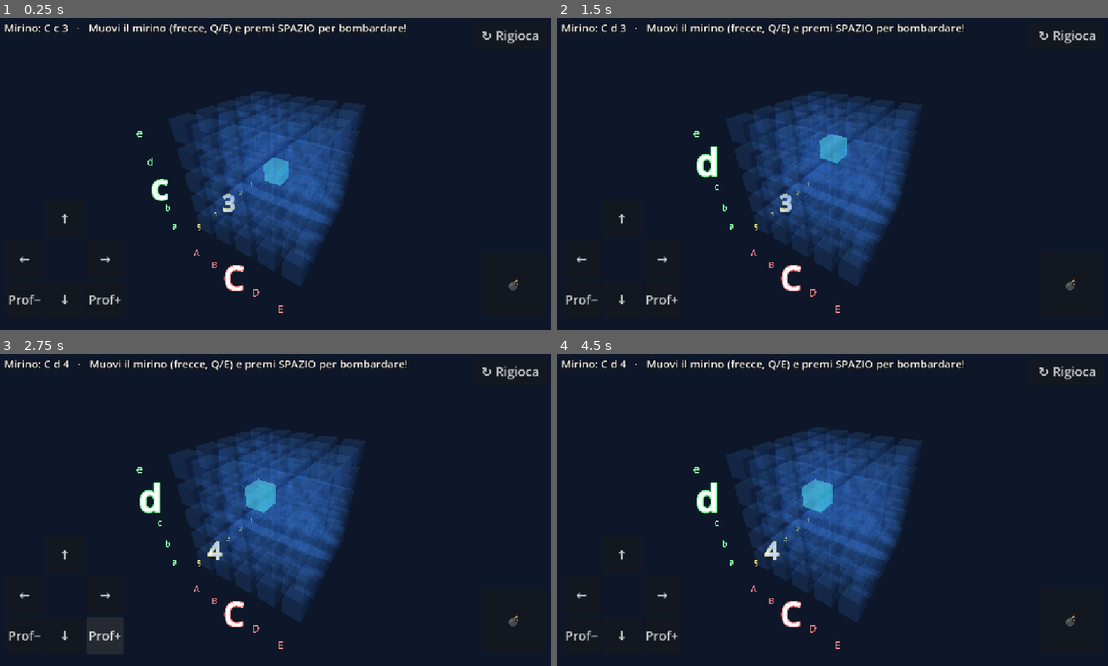
Above: before the commit, frames 1-4 (two rows, left to right).
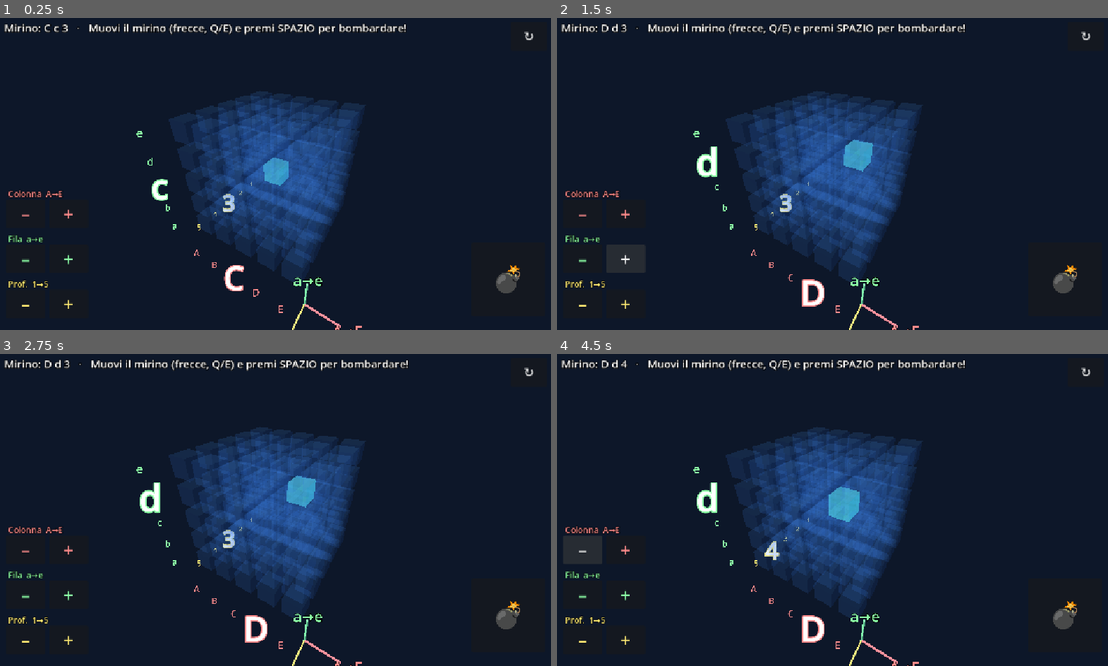
Above: after the commit, the same moments.

Repository: nicolaregge-pulse/corso-godot
Game: Godot game, scene res://main.tscn
The game is run twice, just before and just after one commit, with the same random seed, the same clock (stepped at 60 frames per second) and the same inputs.
Inputs (mouse positions are in pixels of both pictures, inside the frame that each line leads up to):
- Up to frame 1 (0.25 s): no input
- Up to frame 2 (1.5 s): click (623, 214) at 0.5 s, where only the run after the commit has a clickable "+"; click (623, 258) at 1.25 s, where only the run after the commit has a clickable "+"
- Up to frame 3 (2.75 s): click (104, 634) at 2 s, where only the run before the commit has a clickable "Prof+"
- Up to frame 4 (4.5 s): click (623, 641) at 2.75 s, where only the run after the commit has a clickable "+"; click (623, 553) at 3.5 s, where only the run before the commit has a clickable "↑"; click (584, 550) at 4.25 s, where only the run after the commit has a clickable "–"

The runs differ from the first frame. In frame 1, 1.2% of the frame differs, in the area x 1-98%, y 3-100%; in frame 2, 4.0%; in frame 3, 3.8%; in frame 4, 4.2%, in the area x 1-98%, y 1-100%.

Commit message:
Battaglia 3D: comandi a 3 assi colorati, gizmo assi, bomba grande, foto sub
- Comandi touch rifatti: tre coppie +/- colorate (Colonna=rosso, Fila=verde,
  Profondita=giallo), una per asse, cosi si capisce sempre cosa si muove.
- Aggiunto un gizmo 3D degli assi (tre frecce colorate) accanto al cubo, che
  gira insieme al cubo per mostrare le direzioni.
- Bomba (💣) piu grande e ben visibile.
- Il sottomarino puo mostrare "serena.jpg" sui due fianchi, se il file e
  presente in battaglia-navale-3d/serena.jpg (con fallback se manca).

Co-Authored-By: Claude Opus 4.8 <noreply@anthropic.com>
Claude-Session: https://claude.ai/code/session_01Vq5FU5TvjomBhpm5HhNzUc

Diff:
--- a/battaglia-navale-3d/main.gd
+++ b/battaglia-navale-3d/main.gd
@@ -20,9 +20,10 @@
 #    - SPAZIO         = lancia la bomba sulla cella del mirino
 #    - INVIO          = rigioca
 #
-#  SUL TELEFONO (touch): joypad a schermo per il mirino, tasti Prof−/Prof+
-#  per la profondità, 💣 per la bomba, ↻ per rigiocare, e il DITO trascinato
-#  gira il cubo.
+#  SUL TELEFONO (touch): tre coppie +/- COLORATE (una per asse: Colonna=rosso,
+#  Fila=verde, Profondità=giallo) per muovere il mirino, 💣 grande per la bomba,
+#  ↻ per rigiocare, e il DITO trascinato gira il cubo. Le tre frecce colorate
+#  accanto al cubo mostrano le direzioni dei tre assi.
 # ============================================================
 
 # ---- Parametri (cambiali per sperimentare!) ----------------
@@ -62,6 +63,7 @@
 	_crea_ambiente()
 	_crea_griglia()
 	_crea_etichette_assi()
+	_crea_gizmo_assi()
 	_crea_comandi_touch()
 	_nuova_partita()
 
@@ -150,6 +152,37 @@
 	l.no_depth_test = true
 	add_child(l)
 	return l
+
+
+# Indicatore dei 3 assi (frecce colorate) accanto al cubo. Sta nel mondo 3D,
+# quindi GIRA insieme al cubo: aiuta a capire quali sono le tre direzioni.
+func _crea_gizmo_assi() -> void:
+	var half := (LATO - 1) / 2.0 * SPAZIO
+	var org := Vector3(half + 0.9, -half - 0.9, half + 0.9)
+	var lung := 1.6
+	_freccia_asse(org, Vector3(lung, 0, 0), COL_ASSE_X, "A→E")   # colonna
+	_freccia_asse(org, Vector3(0, lung, 0), COL_ASSE_Y, "a→e")   # fila
+	_freccia_asse(org, Vector3(0, 0, lung), COL_ASSE_Z, "1→5")   # profondità
+
+
+func _freccia_asse(org: Vector3, dir: Vector3, colore: Color, etich: String) -> void:
+	var spess := 0.07
+	var asta := MeshInstance3D.new()
+	var bm := BoxMesh.new()
+	bm.size = Vector3(max(abs(dir.x), spess), max(abs(dir.y), spess), max(abs(dir.z), spess))
+	asta.mesh = bm
+	asta.material_override = _materiale(colore)
+	asta.position = org + dir * 0.5
+	add_child(asta)
+	var l := Label3D.new()
+	l.text = etich
+	l.position = org + dir * 1.18
+	l.font_size = 72
+	l.pixel_size = 0.008
+	l.modulate = colore
+	l.billboard = BaseMaterial3D.BILLBOARD_ENABLED
+	l.no_depth_test = true
+	add_child(l)
 
 
 # Ingrandisce e illumina la tripletta di coordinate della cella puntata
@@ -181,30 +214,55 @@
 func _crea_comandi_touch() -> void:
 	_touch_layer = CanvasLayer.new()
 	add_child(_touch_layer)
-	var s := Vector2(76, 76)
-	var passo := 82.0
-	# Joypad in basso a sinistra: colonna (← →) e fila (↑ ↓)
-	_btn("↑", s, "bl", Vector2(24 + passo, 24 + 2 * passo), _muovi_cursore.bind(Vector3i(0, 1, 0)))
-	_btn("←", s, "bl", Vector2(24, 24 + passo), _muovi_cursore.bind(Vector3i(-1, 0, 0)))
-	_btn("→", s, "bl", Vector2(24 + 2 * passo, 24 + passo), _muovi_cursore.bind(Vector3i(1, 0, 0)))
-	_btn("↓", s, "bl", Vector2(24 + passo, 24), _muovi_cursore.bind(Vector3i(0, -1, 0)))
-	# Profondità (il numero) ai due angoli bassi del joypad
-	_btn("Prof−", s, "bl", Vector2(24, 24), _muovi_cursore.bind(Vector3i(0, 0, -1)))
-	_btn("Prof+", s, "bl", Vector2(24 + 2 * passo, 24), _muovi_cursore.bind(Vector3i(0, 0, 1)))
-	# FUOCO (in basso a destra) e RIGIOCA (in alto a destra)
-	_btn("💣", Vector2(128, 128), "br", Vector2(28, 28), _spara_touch)
-	_btn("↻ Rigioca", Vector2(150, 54), "tr", Vector2(24, 20), _nuova_partita)
-
-
-func _btn(txt: String, dim: Vector2, corner: String, margine: Vector2, azione: Callable) -> void:
+	var bw := Vector2(80, 58)      # dimensione dei bottoni +/-
+	var passo := 92.0              # distanza verticale tra i tre gruppi
+	# Tre coppie +/- (una per asse), COLORATE come le coordinate e come le
+	# frecce del gizmo: Colonna=rosso, Fila=verde, Profondità=giallo.
+	_gruppo_asse("Colonna  A→E", COL_ASSE_X, Vector3i(1, 0, 0), Vector2(24, 24 + 2 * passo), bw)
+	_gruppo_asse("Fila  a→e", COL_ASSE_Y, Vector3i(0, 1, 0), Vector2(24, 24 + passo), bw)
+	_gruppo_asse("Prof.  1→5", COL_ASSE_Z, Vector3i(0, 0, 1), Vector2(24, 24), bw)
+	# BOMBA grande in basso a destra
+	var bomba := _btn("💣", Vector2(150, 150), "br", Vector2(28, 28), _spara_touch)
+	bomba.add_theme_font_size_override("font_size", 66)
+	# Rigioca in alto a destra
+	_btn("↻", Vector2(74, 58), "tr", Vector2(24, 20), _nuova_partita)
+
+
+# Un gruppo "asse": etichetta colorata + bottone (−) + bottone (+)
+func _gruppo_asse(nome: String, colore: Color, piu: Vector3i, base: Vector2, bw: Vector2) -> void:
+	var lab := Label.new()
+	lab.text = nome
+	lab.add_theme_font_size_override("font_size", 17)
+	lab.add_theme_color_override("font_color", colore)
+	lab.add_theme_color_override("font_outline_color", Color.BLACK)
+	lab.add_theme_constant_override("outline_size", 5)
+	_touch_layer.add_child(lab)
+	_ancora(lab, "bl", base + Vector2(4, bw.y + 2), Vector2(200, 22))
+	_bottone_mov("–", bw, base, colore, -piu)
+	_bottone_mov("+", bw, base + Vector2(bw.x + 8, 0), colore, piu)
+
+
+func _bottone_mov(txt: String, dim: Vector2, margine: Vector2, colore: Color, passo: Vector3i) -> void:
+	var b := Button.new()
+	b.text = txt
+	b.focus_mode = Control.FOCUS_NONE
+	b.add_theme_font_size_override("font_size", 36)
+	b.add_theme_color_override("font_color", colore)
+	_touch_layer.add_child(b)
+	_ancora(b, "bl", margine, dim)
+	b.pressed.connect(_muovi_cursore.bind(passo))
+
+
+func _btn(txt: String, dim: Vector2, corner: String, margine: Vector2, azione: Callable) -> Button:
 	var b := Button.new()
 	b.text = txt
 	b.focus_mode = Control.FOCUS_NONE   # così le frecce restano per il gioco
 	b.add_theme_font_size_override("font_size", 26)
-	b.modulate = Color(1, 1, 1, 0.9)
+	b.modulate = Color(1, 1, 1, 0.92)
 	_touch_layer.add_child(b)
 	_ancora(b, corner, margine, dim)
 	b.pressed.connect(azione)
+	return b
 
 
 func _ancora(c: Control, corner: String, m: Vector2, dim: Vector2) -> void:
@@ -292,6 +350,25 @@
 	peri.position = Vector3(0, 0.50, 0)
 	sub.add_child(peri)
 
+	# Immagine "serena.jpg" sui due fianchi del sottomarino (se presente nel
+	# progetto). Va messa in battaglia-navale-3d/serena.jpg → res://serena.jpg
+	if ResourceLoader.exists("res://serena.jpg"):
+		var tex: Texture2D = load("res://serena.jpg")
+		if tex != null:
+			for z in [0.33, -0.33]:
+				var faccia := MeshInstance3D.new()
+				var q := QuadMesh.new()
+				q.size = Vector2(0.95, 0.62)
+				faccia.mesh = q
+				var mt := StandardMaterial3D.new()
+				mt.albedo_texture = tex
+				mt.shading_mode = BaseMaterial3D.SHADING_MODE_UNSHADED
+				faccia.material_override = mt
+				faccia.position = Vector3(0, 0.02, z)
+				if z < 0:
+					faccia.rotation_degrees = Vector3(0, 180, 0)
+				sub.add_child(faccia)
+
 	return sub
 
 
Not shown, changed: battaglia-navale-3d/README.md
